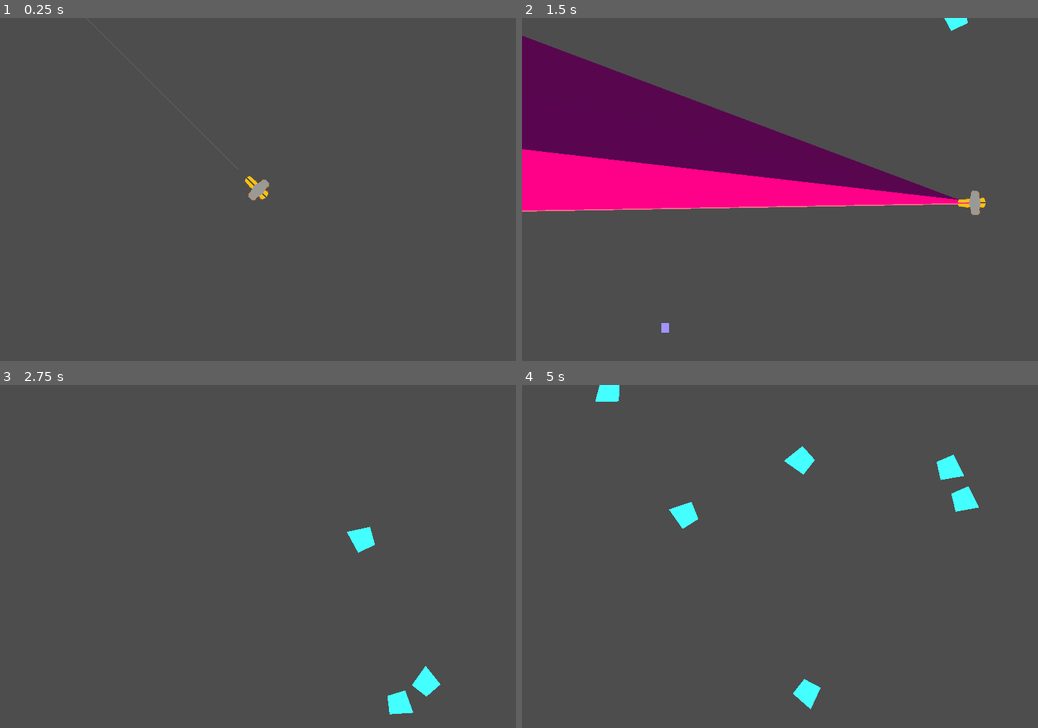
Above: before the commit, frames 1-4 (two rows, left to right).
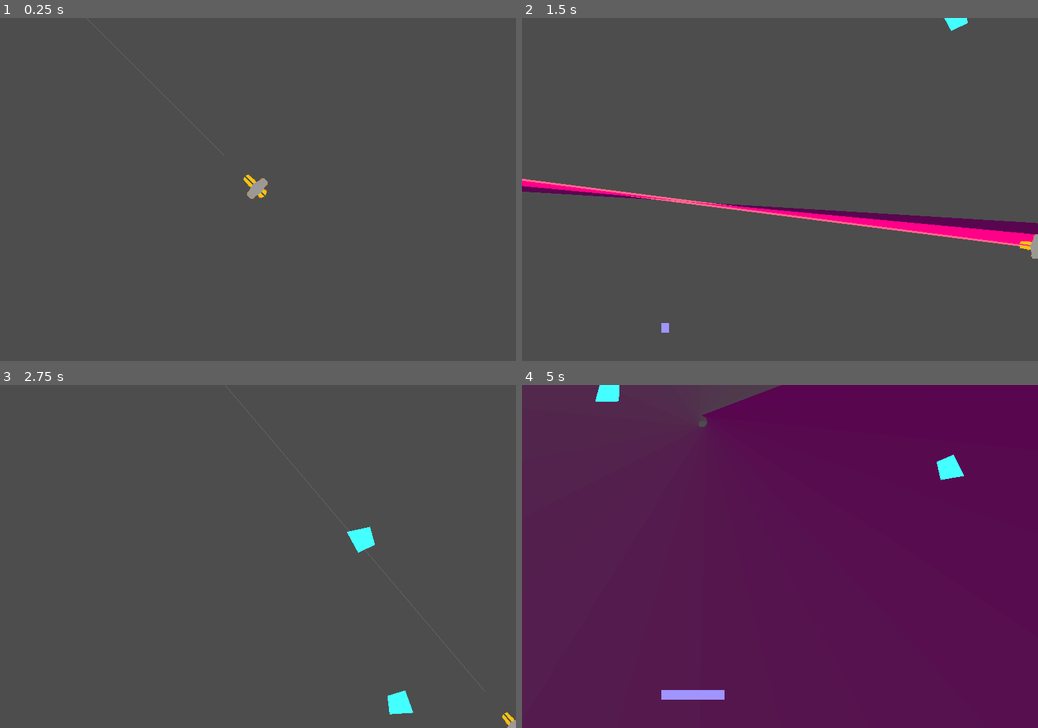
Above: after the commit, the same moments.

Repository: starshinePerigee/gun-with-engine
Game: Godot game, scene res://main.tscn
Same seed, same stepped clock (60 frames per second), same inputs: the game is played once before the commit and once after it.
Inputs (mouse positions are in pixels of both pictures, inside the frame that each line leads up to):
- Up to frame 1 (0.25 s): no input
- Up to frame 2 (1.5 s): tap Enter at 0.5 s; move the mouse to (893, 172) at 0.52 s; hold Right (ui_right) 0.53-1.28 s; click (893, 172) at 0.67 s; move the mouse to (676, 206) at 1.27 s; hold Down (ui_down) from 1.28 s (still down); click (676, 206) at 1.42 s
- Up to frame 3 (2.75 s): move the mouse to (309, 481) at 2.02 s; release Down (ui_down) at 2.03 s; hold Right (ui_right) from 2.03 s (still down); click (309, 481) at 2.17 s
- Up to frame 4 (5 s): move the mouse to (754, 625) at 2.77 s; release Right (ui_right) at 2.78 s; hold Up (ui_up) 2.78-3.53 s; click (754, 625) at 2.92 s; move the mouse to (934, 607) at 3.52 s; hold Left (ui_left) from 3.53 s (still down); click (934, 607) at 3.67 s; move the mouse to (625, 505) at 4.27 s; click (625, 505) at 4.42 s

The runs differ from the first frame. In frame 1, less than 0.1% of the frame differs, in the area x 43-53%, y 40-54%; in frame 2, 25%; in frame 3, 0.4%; in frame 4, 99%, in the area x 0-100%, y 0-100%.

Commit message:
Converted player to a physics object. Redid player control logic.

Diff:
--- a/main.tscn
+++ b/main.tscn
@@ -22,7 +22,6 @@
 [node name="PlayerLaser" parent="Player" instance=ExtResource("4_2d1p7")]
 rotation = -1.5708
 laser_uptime = 0.6
-knockback_factor = 200
 
 [node name="SpawnTimer" type="Timer" parent="."]
 wait_time = 0.5
--- a/player.gd
+++ b/player.gd
@@ -1,46 +1,118 @@
-extends Node2D
+extends RigidBody2D
 
 signal firing_status(is_firing: bool)
 
-@export var speed = 650
-@export var acceleration = 800
-@export var braking_factor = 1.5  # percent of acceleration
-@export var boost_speed = 100  # little accelleration boost when stationary
+@export var engine_power_factor = 800
+var engine_thrust
+
+@export var boost_impulse = 500  # little accelleration boost when stationary
 @export var boost_threshold = 50  # threshold for boost to kick in
-@export var rotation_degrees_per_second = 420
 
+@export var rotation_degrees_per_second = 580
 var max_rotation_radians = deg_to_rad(rotation_degrees_per_second)
-var current_velocity = Vector2()
 
 var screen_size
 var debug = false
 @export var debug_weapon: PackedScene
+var dying
+
 
 # Called when the node enters the scene tree for the first time.
 func _ready():
 	screen_size = get_viewport_rect().size
 	position = screen_size / 2
+	engine_thrust = engine_power_factor * linear_damp
+
+	contact_monitor = true
+	max_contacts_reported = 1
+
 	if get_parent() == get_tree().root:
 		debug = true
-		self.position = Vector2(200, 200)
+		position = Vector2(200, 200)
 		var weapon = debug_weapon.instantiate()
 		weapon.rotation = -PI/2
 		weapon.connect_weapon(self)
 		add_child(weapon)
 
 
-func get_target_angle():
+func apply_knockback(knockback):
+	var knockback_vector = Vector2(cos(rotation+PI/2), sin(rotation+PI/2))
+	apply_central_force(knockback_vector * knockback)
+
+
+func _process(delta):
+	pass
+
+
+func _physics_process(delta):
+	var firing = Input.is_mouse_button_pressed(MOUSE_BUTTON_LEFT) or dying
+	firing_status.emit(firing)
+
+
+func _integrate_forces(state):
+	if not dying:
+		var input_vector = get_translation_input()
+
+		check_apply_boost(input_vector)
+		apply_input_force(input_vector)
+
+		var target_rotation = get_target_angle(state)
+		rotate_ship_clamped(state, target_rotation)
+
+	clamp_edge_of_screen(state)
+
+
+func get_translation_input():
+	var input_vector = Vector2.ZERO
+	if Input.is_action_pressed("ui_right"):
+		input_vector.x += 1
+	if Input.is_action_pressed("ui_left"):
+		input_vector.x -= 1
+	if Input.is_action_pressed("ui_up"):
+		input_vector.y -= 1
+	if Input.is_action_pressed("ui_down"):
+		input_vector.y += 1
+
+	input_vector = input_vector.normalized()
+	return input_vector
+
+
+func check_apply_boost(input_vector: Vector2):
+	if linear_velocity.length() < boost_threshold:
+		apply_central_impulse(input_vector * boost_impulse)
+
+
+func apply_input_force(input_vector: Vector2):
+	apply_central_force(input_vector * engine_thrust)
+
+
+func clamp_edge_of_screen(state: PhysicsDirectBodyState2D):
+	# handle being on the edge of the screen
+	if position.x <= 0 or position.x >= screen_size.x:
+		state.transform.origin.x = clamp(position.x, 0, screen_size.x)
+		state.linear_velocity.x = 0
+
+	if position.y <= 0 or position.y >= screen_size.y:
+		state.transform.origin.y = clamp(position.y, 0, screen_size.y)
+		state.linear_velocity.y = 0
+
+
+func get_target_angle(state: PhysicsDirectBodyState2D):
 	# gets the angle from the center of the ship along the y axis to the mouse cursor
 
-	# get the angle of the cursor:
-	var target_angle_raw = (get_global_mouse_position() - global_position).angle()
+	# get the relative position of the cursor:
+	var target_pos = get_global_mouse_position() - state.transform.origin
+
+	# compensate for ship velocity
+	target_pos -= state.linear_velocity * state.step
+
 	# the ship is offset by 90 deg (the main axis points y+, so offset it by 90 deg
-	var target_angle_offset = target_angle_raw + PI/2
+	var target_angle_offset = target_pos.angle() + PI/2
 	# return with it modulo to -180 to +180
 	return fmod(target_angle_offset + PI, 2*PI) - PI
 
 
-func rotate_ship_clamped(delta, target_angle):
+func rotate_ship_clamped(state: PhysicsDirectBodyState2D, target_angle):
 	# perform ship rotation
 	var ideal_delta_angle = target_angle - global_rotation
 
@@ -49,75 +121,23 @@
 	elif ideal_delta_angle < -PI:
 		ideal_delta_angle += 2*PI
 
-	var ideal_angular_velocity = ideal_delta_angle / delta
+	var ideal_angular_velocity = ideal_delta_angle / state.step
 	var real_rotation = clamp(
 		ideal_angular_velocity, -max_rotation_radians, max_rotation_radians
 	)
-	global_rotation += real_rotation * delta
+	var new_rotation = state.transform.rotated(real_rotation * state.step)
+	state.transform.x = new_rotation.x
+	state.transform.y = new_rotation.y
 
 
-func move_ship(delta):
-	var velocity = Vector2.ZERO
-	if Input.is_action_pressed("ui_right"):
-		velocity.x += 1
-	if Input.is_action_pressed("ui_left"):
-		velocity.x -= 1
-	if Input.is_action_pressed("ui_up"):
-		velocity.y -= 1
-	if Input.is_action_pressed("ui_down"):
-		velocity.y += 1
-
-	velocity = velocity.normalized()
-
-	# check boost
-	var boost = current_velocity.length() <= boost_threshold
-
-	for ax in range(2):
-		if (velocity[ax] == 0) or ((velocity[ax] < 0) != (current_velocity[ax] < 0)):
-			# velocity is opposite sign to current_velocity or velocity is 0
-			# apply the brakes
-			var braking_force = acceleration * braking_factor * delta
-			var braking_percent = abs(braking_force) / abs(current_velocity[ax])
-			if braking_percent > 1:
-				current_velocity[ax] = 0
-			else:
-				current_velocity[ax] *= 1 - braking_percent
-
-		if velocity[ax] != 0:
-			# also apply acceleratison regardless of brake status
-			var accel_force = velocity[ax] * acceleration * delta
-			if boost:
-				accel_force += boost_speed * velocity.normalized()[ax]
-			current_velocity[ax] += accel_force
-
-	current_velocity = current_velocity.limit_length(speed)
-
-	position += current_velocity * delta
-
-	# handle being on the edge of the screen
-	if position.x <= 0 or position.x >= screen_size.x:
-		position.x = clamp(position.x, 0, screen_size.x)
-		current_velocity.x = 0
-	if position.y <= 0 or position.y >= screen_size.y:
-		position.y = clamp(position.y, 0, screen_size.y)
-		current_velocity.y = 0
+func die():
+	hide()
+	$CollisionPolygon2D.set_deferred("disabled", true)
+	$PlayerLaser.queue_free()
 
 
-func apply_knockback(knockback):
-	var knockback_vector = Vector2(cos(rotation+PI/2), sin(rotation+PI/2))
-	knockback_vector *= knockback
-	position += knockback_vector
-	current_velocity += knockback_vector
-
-
-# Called every frame. 'delta' is the elapsed time since the previous frame.
-func _process(delta):
-	rotate_ship_clamped(delta, get_target_angle())
-	move_ship(delta)
-	firing_status.emit(Input.is_mouse_button_pressed(MOUSE_BUTTON_LEFT))
-
-
-func _on_area_2d_body_entered(body):
-	hide()
-	$Area2D/CollisionPolygon2D.set_deferred("disabled", true)
-	$PlayerLaser.queue_free()
+func _on_body_entered(body):
+#	apply_torque_impulse(90)
+	dying = true
+	var timer = get_tree().create_timer(0.5)
+	timer.timeout.connect(die)
--- a/player.tscn
+++ b/player.tscn
@@ -15,8 +15,10 @@
 "speed": 5.0
 }]
 
-[node name="Player" type="Node2D"]
-scale = Vector2(0.6, 0.6)
+[node name="Player" type="RigidBody2D"]
+gravity_scale = 0.0
+continuous_cd = 2
+linear_damp = 15.0
 script = ExtResource("1_saecm")
 debug_weapon = ExtResource("2_eivaf")
 metadata/_edit_lock_ = true
@@ -24,14 +26,12 @@
 [node name="AnimatedSprite2D" type="AnimatedSprite2D" parent="."]
 z_index = 20
 position = Vector2(0, -10)
-scale = Vector2(0.25, 0.25)
+scale = Vector2(0.15, 0.15)
 sprite_frames = SubResource("SpriteFrames_0sret")
 
-[node name="Area2D" type="Area2D" parent="."]
+[node name="CollisionPolygon2D" type="CollisionPolygon2D" parent="."]
 position = Vector2(0, -10)
-
-[node name="CollisionPolygon2D" type="CollisionPolygon2D" parent="Area2D"]
-scale = Vector2(0.25, 0.25)
+scale = Vector2(0.1, 0.1)
 polygon = PackedVector2Array(-55, -28, -52, -180, -10, -195, 9, -195, 51, -180, 55, -28, 171, 7, 169, 91, 61, 113, 63, 175, 8, 196, -9, 196, -62, 175, -61, 113, -169, 90, -172, 7)
 
-[connection signal="body_entered" from="Area2D" to="." method="_on_area_2d_body_entered"]
+[connection signal="body_entered" from="." to="." method="_on_body_entered"]
--- a/player_laser.gd
+++ b/player_laser.gd
@@ -21,7 +21,7 @@
 var cooldown_factor = 1.0
 var laser_cooling_down = false
 var laser_heat = 0
-@export var knockback_factor = 400
+@export var knockback_force = 6000
 
 var raycast_params = PhysicsRayQueryParameters2D.new()
 
@@ -93,7 +93,7 @@
 			laser_cooling_down = true
 			laser_locked = true
 
-		knockback.emit(delta*knockback_factor)
+		knockback.emit(knockback_force)
 		draw_sweep()
 
 	laser_heat_percent_is.emit(laser_heat / laser_heat_capacity)
@@ -168,5 +168,4 @@
 func connect_weapon(parent):
 	parent.firing_status.connect(_on_player_firing_status)
 	knockback.connect(parent.apply_knockback)
-	# player is currently an area so you don't need this:
-	# raycast_params.exclude += parent
+	raycast_params.exclude += [parent]
